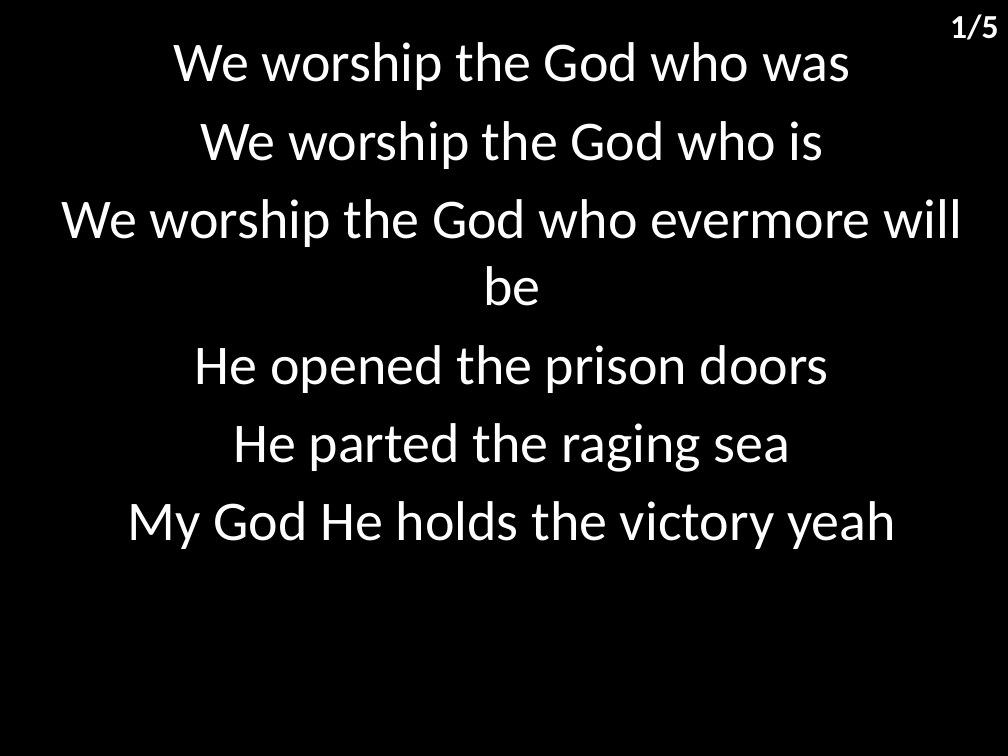
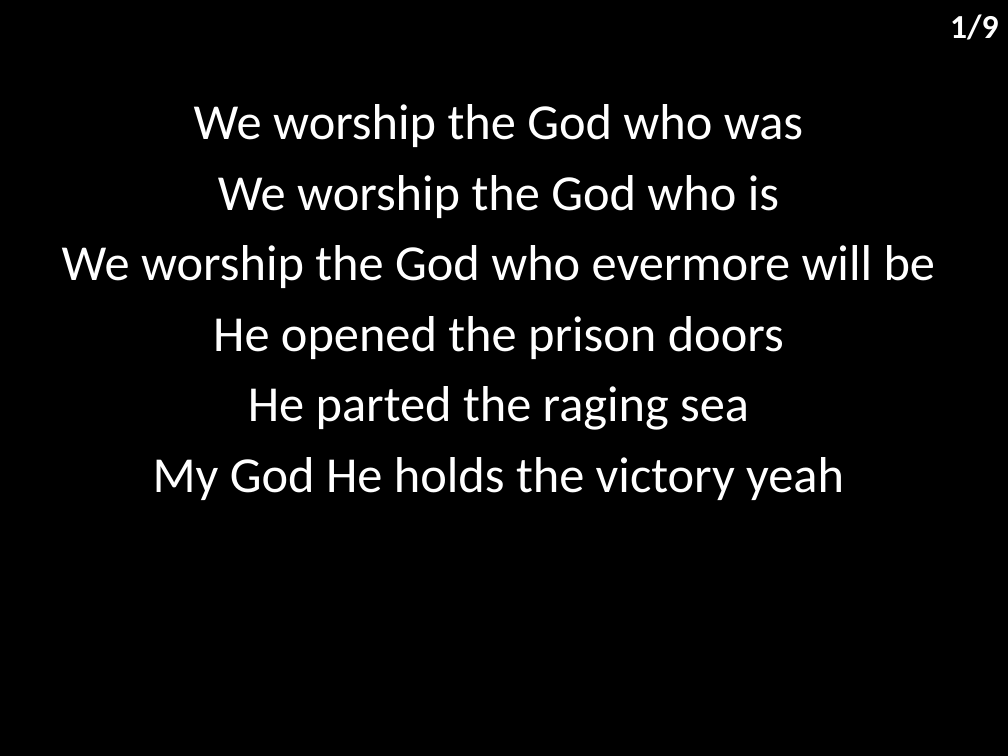
Before and after one commit to hoo-are-ya/worship, a slide deck: slide 2 of docs/songs/house of the lord.pptx. Drawn at 1008x756 pixels with LibreOffice and Linux fonts; fonts in the diff are those of the drawing. Boxes give left, top, right and bottom in pixels: in the first picture for what was removed or moved away, otherwise in the second. Text is boxed around its words. In the diff, an @@ line names an element or a change of style, - is before the commit and + after.

```diff
--- a/docs/songs/house of the lord.pptx
+++ b/docs/songs/house of the lord.pptx
@@ text at [950,14,998,40]: text changed @@
-1/5
+1/9
@@ subtitle "We worship the God who ...": place and size @@
-subtitle "We worship the God who ..." at [62,42,961,549]
+subtitle "We worship the God who ..." at [62,104,936,500]
@@ subtitle "We worship the God who ..." at [62,104,936,500]: size 40 to 36 pt @@
```
Also in this commit, not shown: 4 other slides changed, 4 slides added, 3 other files.
